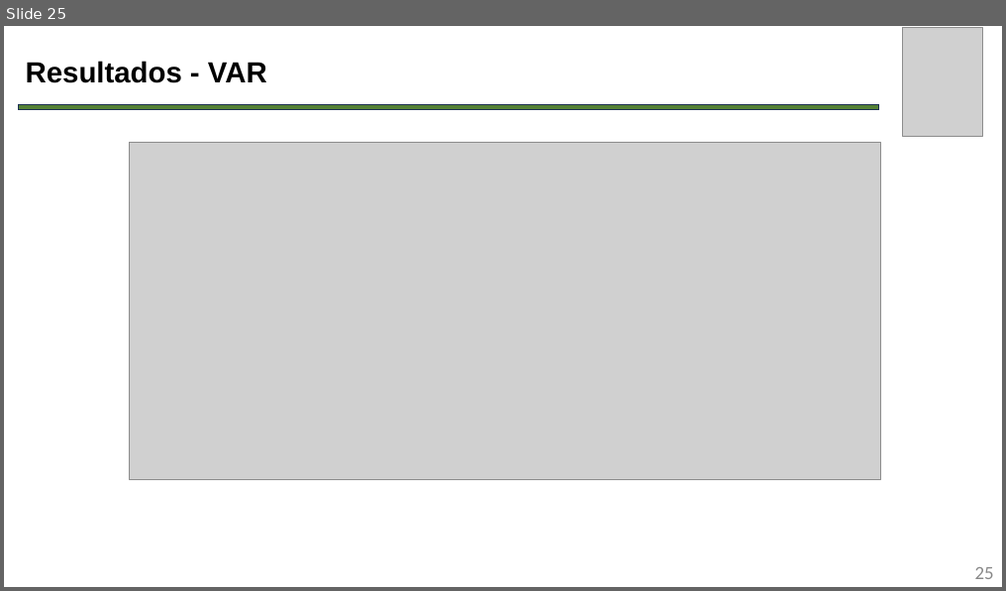
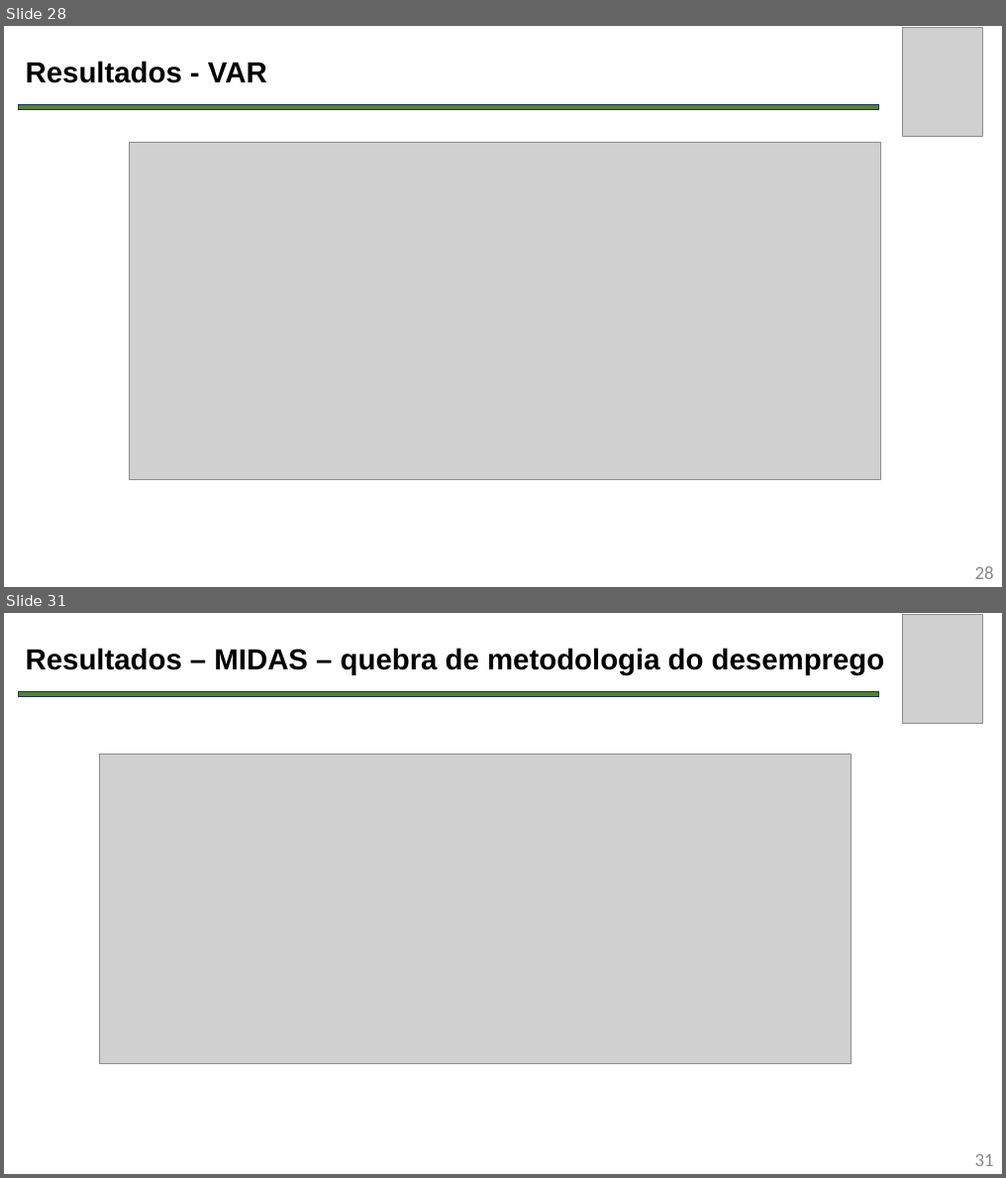
Before and after one commit to leonilso/TCC-UFFS-IA-PIB, a slide deck: Apresentação.pptx. Shown one above the other, each under a label of ours: slide 25 before the commit, slides 28 and 31 after it; the slides between them are not shown. The pictures are 1006x591 and 1006x1178 pixels, drawn with LibreOffice and Linux fonts; fonts in the diff are those of the drawing; grey boxes stand for pictures. Boxes give left, top, right and bottom in pixels: in the first picture for what was removed or moved away, otherwise in the second. Text is boxed around its words. In the diff, an @@ line names an element or a change of style, - is before the commit and + after.

```diff
--- a/Apresentação.pptx
+++ b/Apresentação.pptx
@@ slide 31 added at [4, 613, 1002, 1174], background #FFFFFF @@
@@ picture added at [903, 615, 983, 723] @@
@@ title added at [26, 648, 885, 674], 28 pt, text #000000, bold @@
+Resultados – MIDAS – quebra de metodologia do desemprego
@@ rectangle added at [18, 691, 879, 697], fill #548135, outline #1C3052 1 pt @@
@@ picture added at [100, 755, 851, 1063] @@
@@ page number added at [975, 1155, 994, 1166], 18 pt, text #888888 @@
+31
@@ what was slide 25 is now slide 28 @@
@@ page number at [975, 567, 994, 579]: text changed @@
-25
+28
```
Also in this commit, not shown: 3 slides changed, 6 other slides added, 15 other files.
